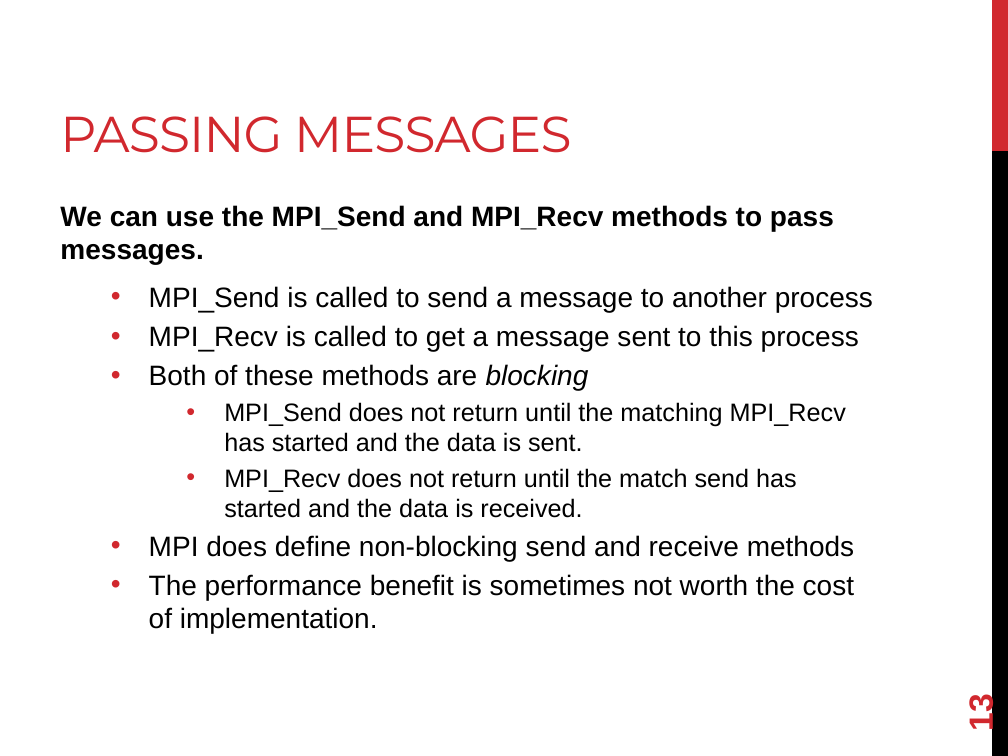
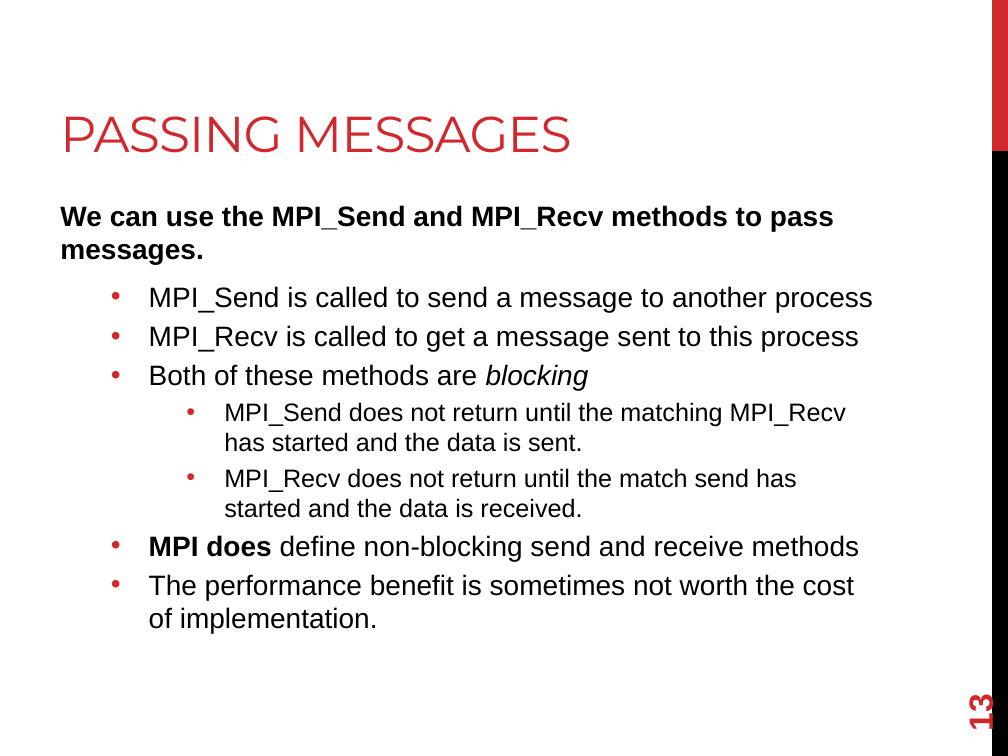
Before and after one commit to joshpeterson/DevelopingConcurrentSoftware, a slide deck: slide 13 of Lectures/Introduction to MPI/Introduction to MPI.pptx. Drawn at 1008x756 pixels with LibreOffice and Linux fonts; fonts in the diff are those of the drawing. Boxes give left, top, right and bottom in pixels: in the first picture for what was removed or moved away, otherwise in the second. Text is boxed around its words. In the diff, an @@ line names an element or a change of style, - is before the commit and + after.

```diff
--- a/Lectures/Introduction to MPI/Introduction to MPI.pptx
+++ b/Lectures/Introduction to MPI/Introduction to MPI.pptx
@@ text at [149,535,859,561]: bold on in "MPI does" @@
```
Also in this commit, not shown: 6 other slides changed, 33 other files.
